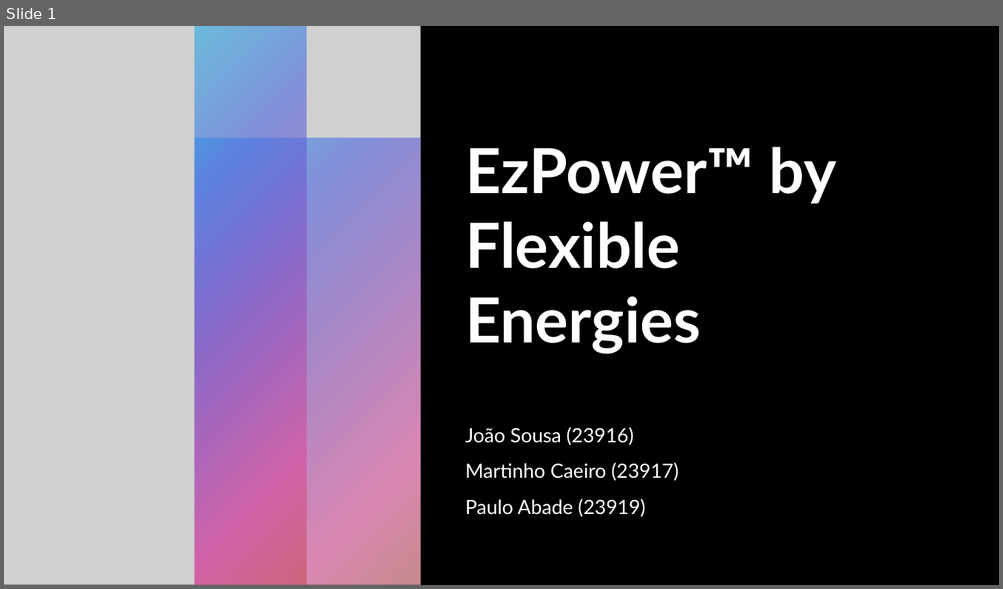
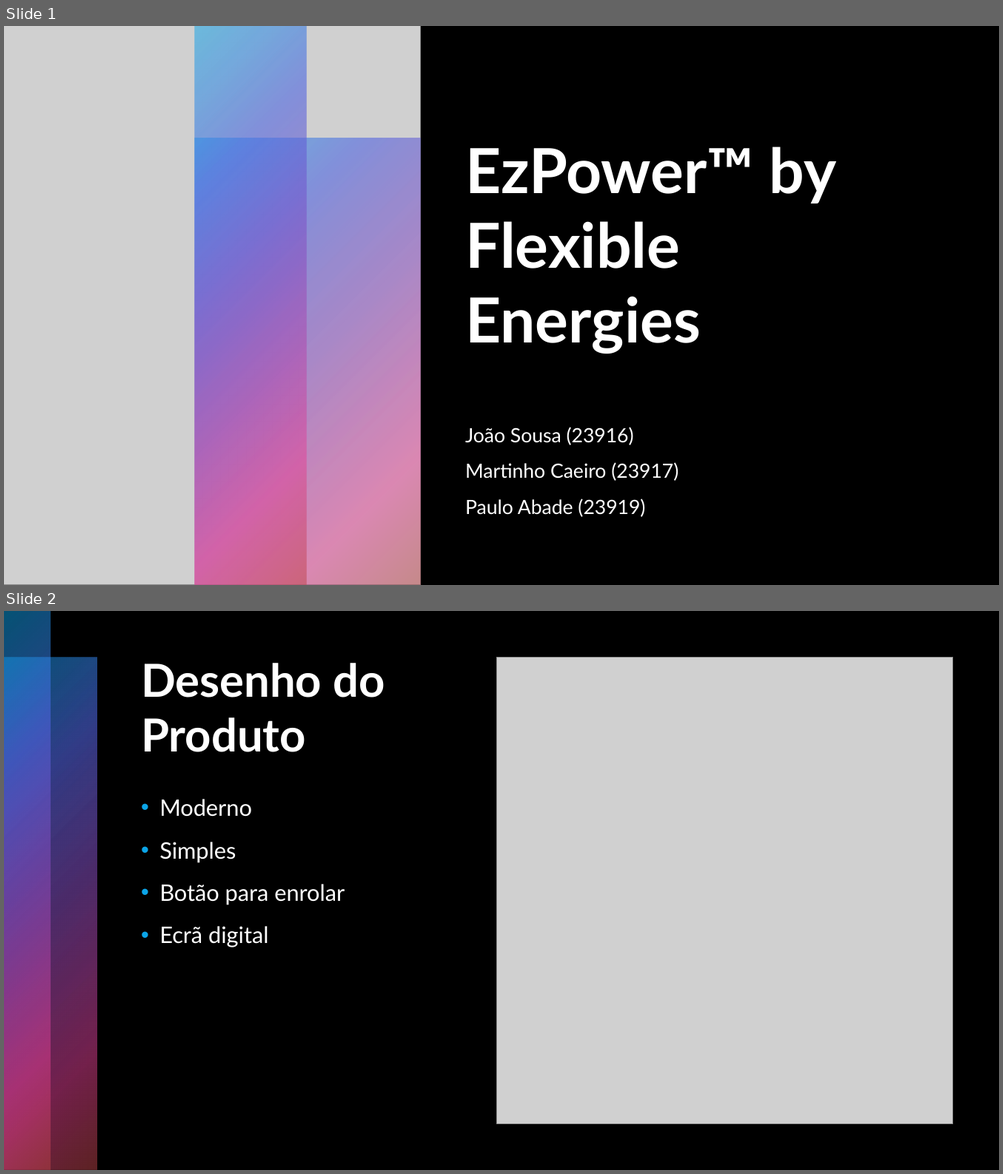
Before and after one commit to zDragonPaulo/Marketing_Projeto, a slide deck: Recursos Adicionais/EzPower™ - Apresentação do Produto.pptx. Shown one above the other, each under a label of ours: slide 1 before the commit, slides 1 and 2 after it. The pictures are 1003x589 and 1003x1174 pixels, drawn with LibreOffice and Linux fonts; fonts in the diff are those of the drawing; grey boxes stand for pictures. Boxes give left, top, right and bottom in pixels: in the first picture for what was removed or moved away, otherwise in the second. Text is boxed around its words. In the diff, an @@ line names an element or a change of style, - is before the commit and + after.

```diff
--- a/Recursos Adicionais/EzPower™ - Apresentação do Produto.pptx
+++ b/Recursos Adicionais/EzPower™ - Apresentação do Produto.pptx
@@ slide 2 added at [4,611,999,1170], background #000000 @@
@@ rectangle added at [4,611,51,1170], fill gradient #0BA5E8 to #5066E1 to #894EC0 to #E54196 to #BE4449 @@
@@ rectangle added at [4,611,999,1170], fill #000000 @@
@@ rectangle added at [4,611,51,1170], fill gradient #0BA5E8 to #5066E1 to #894EC0 to #E54196 to #BE4449 @@
@@ rectangle added at [4,658,96,1170], fill gradient #0BA5E8 to #5066E1 to #894EC0 to #E54196 to #BE4449 @@
@@ rectangle added at [4,658,96,1170], fill gradient #0BA5E8 to #5066E1 to #894EC0 to #E54196 to #BE4449 @@
@@ title added at [141,663,384,752], 44 pt, text #FFFFFF, bold @@
+Desenho do Produto
@@ picture added at [496,658,952,1125] @@
@@ text added at [159,799,344,948], 22 pt, text #FFFFFF @@
+• Moderno
+• Simples
+• Botão para enrolar
+• Ecrã digital
```
Also in this commit, not shown: 4 other slides added.
